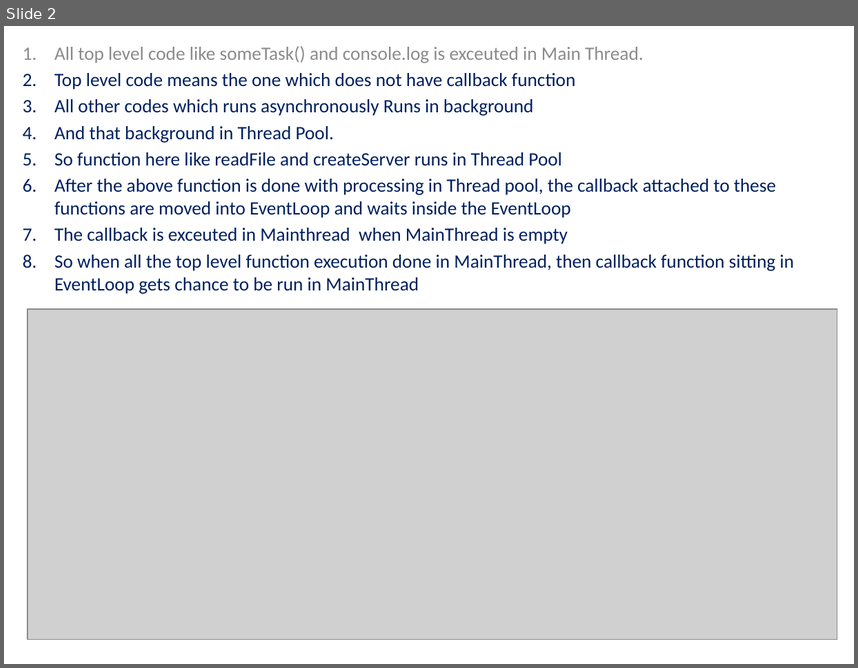
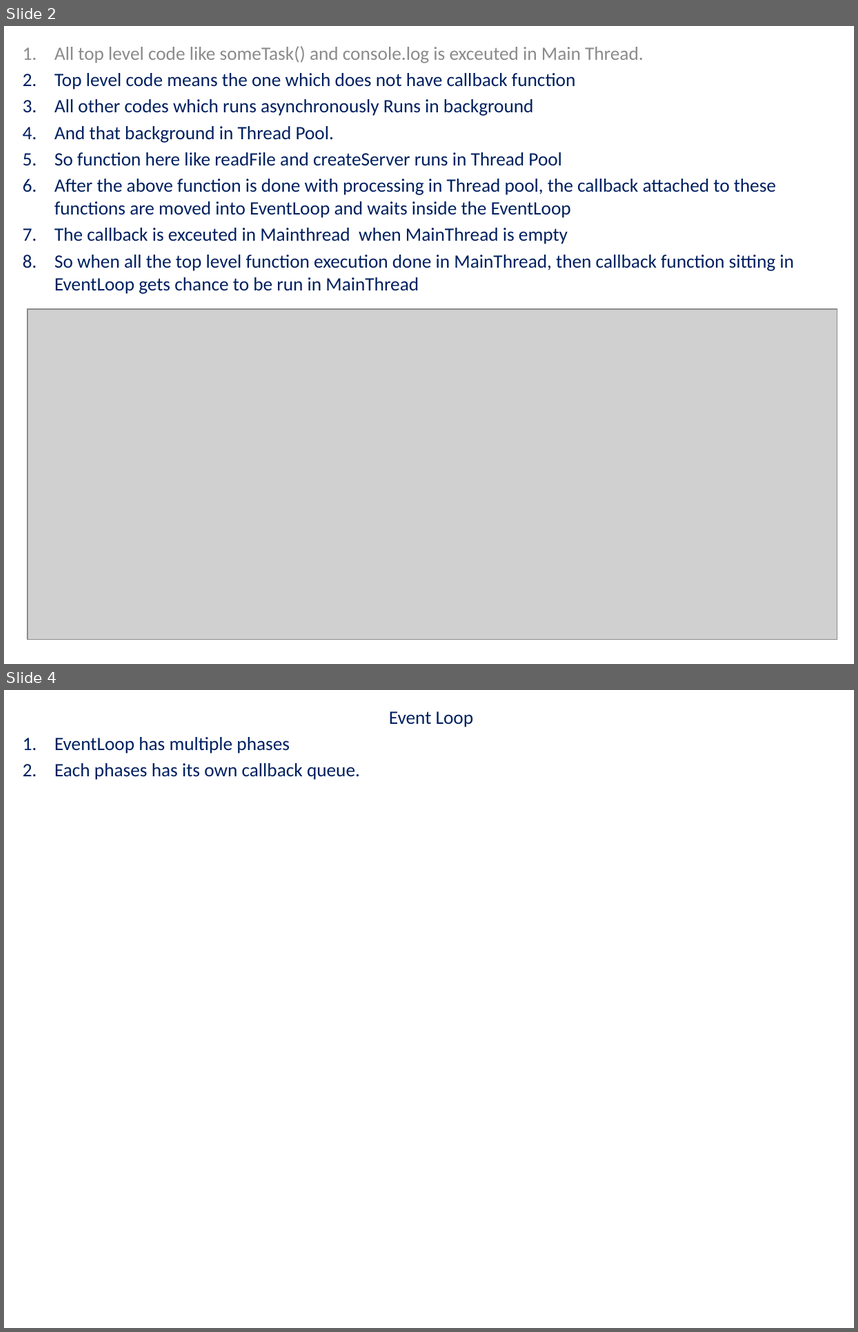
Before and after one commit to mdzaidkhan855/NodeJS_Proacademy, a slide deck: NodeJS-Architecture.pptx. Shown one above the other, each under a label of ours: slide 2 before the commit, slides 2 and 4 after it; the slides between them are not shown. The pictures are 858x668 and 858x1332 pixels, drawn with LibreOffice and Linux fonts; fonts in the diff are those of the drawing; grey boxes stand for pictures. Boxes give left, top, right and bottom in pixels: in the first picture for what was removed or moved away, otherwise in the second. Text is boxed around its words. In the diff, an @@ line names an element or a change of style, - is before the commit and + after.

```diff
--- a/NodeJS-Architecture.pptx
+++ b/NodeJS-Architecture.pptx
@@ slide 4 added at (4,690,854,1328), background #FFFFFF @@
@@ subtitle added at (54,711,474,780), 16 pt, text #002060 @@
+Event Loop
+1. EventLoop has multiple phases
+2. Each phases has its own callback queue.
```
Also in this commit, not shown: 1 slide changed, 1 other slide added, 6 other files.
